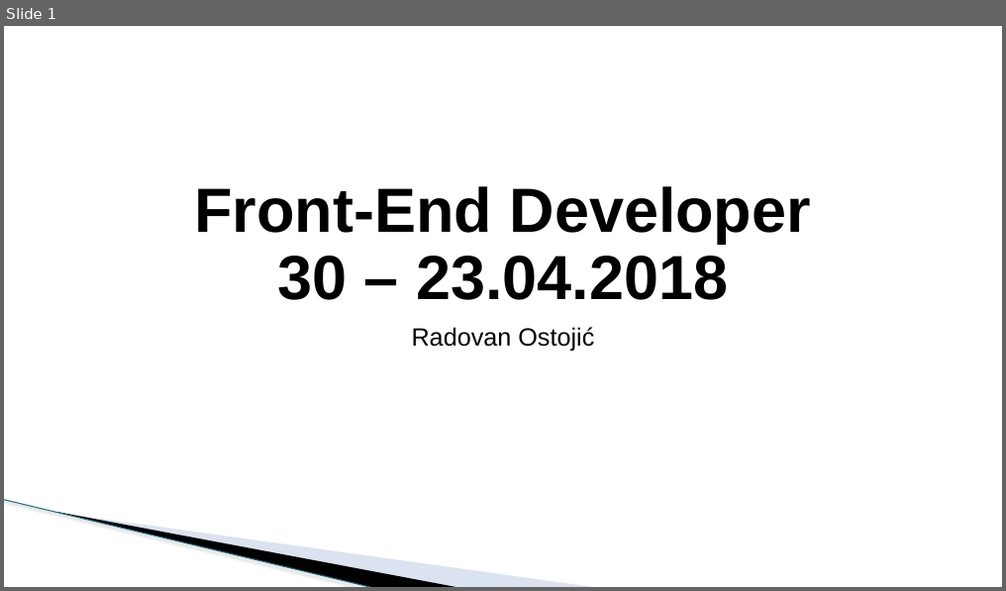
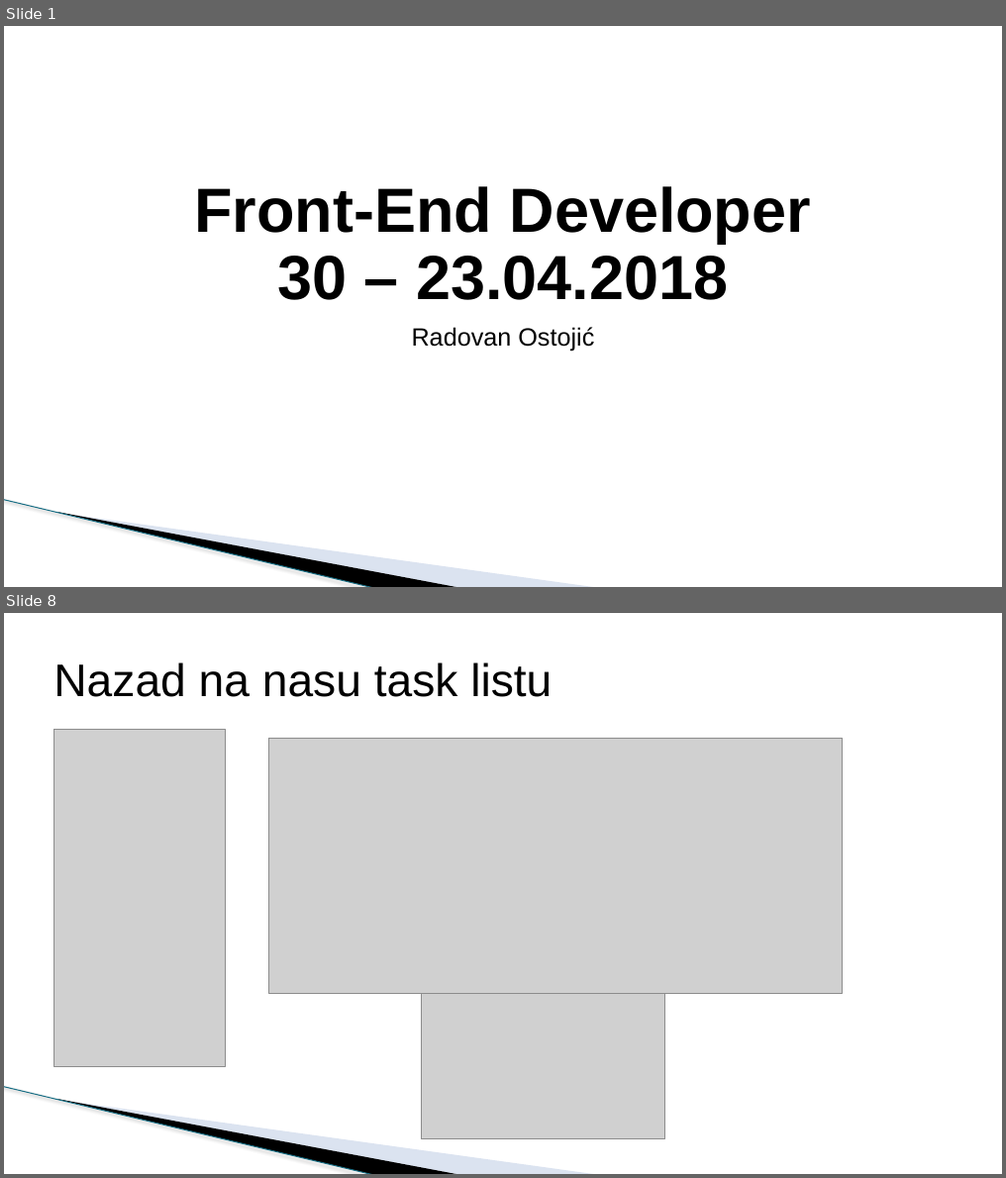
Before and after one commit to todalexcode/kurs-front-end, a slide deck: sesija-30/PPT/Front-End Developer-30.pptx. Shown one above the other, each under a label of ours: slide 1 before the commit, slides 1 and 8 after it; the slides between them are not shown. The pictures are 1006x591 and 1006x1178 pixels, drawn with LibreOffice and Linux fonts; fonts in the diff are those of the drawing; grey boxes stand for pictures; background and template pictures are left out. Boxes give left, top, right and bottom in pixels: in the first picture for what was removed or moved away, otherwise in the second. Text is boxed around its words. In the diff, an @@ line names an element or a change of style, - is before the commit and + after.

```diff
--- a/sesija-30/PPT/Front-End Developer-30.pptx
+++ b/sesija-30/PPT/Front-End Developer-30.pptx
@@ slide 8 added at (4,613,1002,1174), background #FFFFFF; not listed: 3 template elements that a slide beside it also shows @@
@@ title added at (54,663,551,697), 44 pt, text #000000 @@
+Nazad na nasu task listu
@@ picture added at (54,729,226,1066) @@
@@ picture added at (268,738,843,993) @@
@@ picture added at (302,738,819,975) @@
@@ picture added at (421,993,664,1140) @@
```
Also in this commit, not shown: 2 slides changed, 7 other slides added, 1 slide removed, 8 other files.
